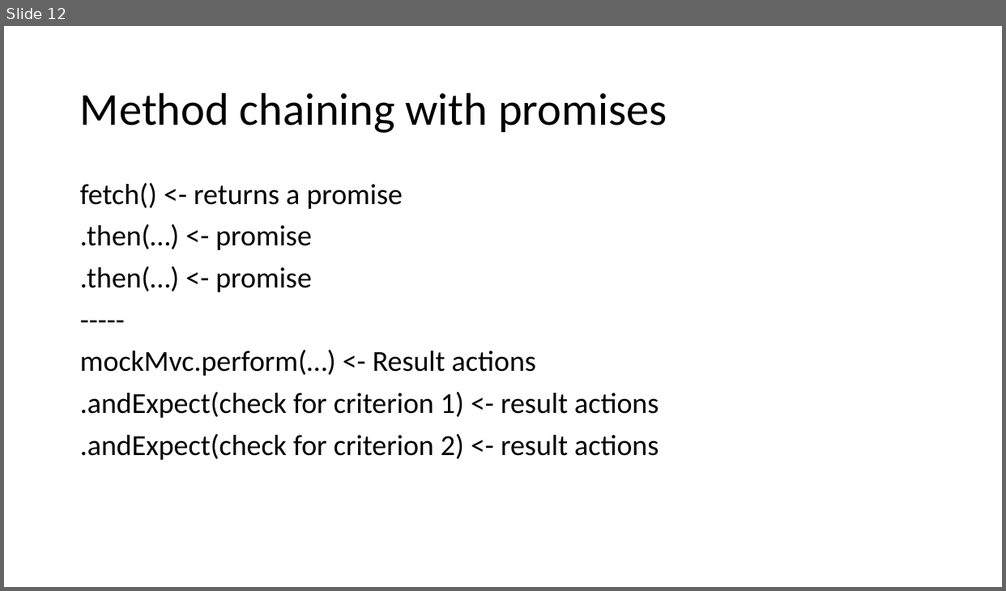
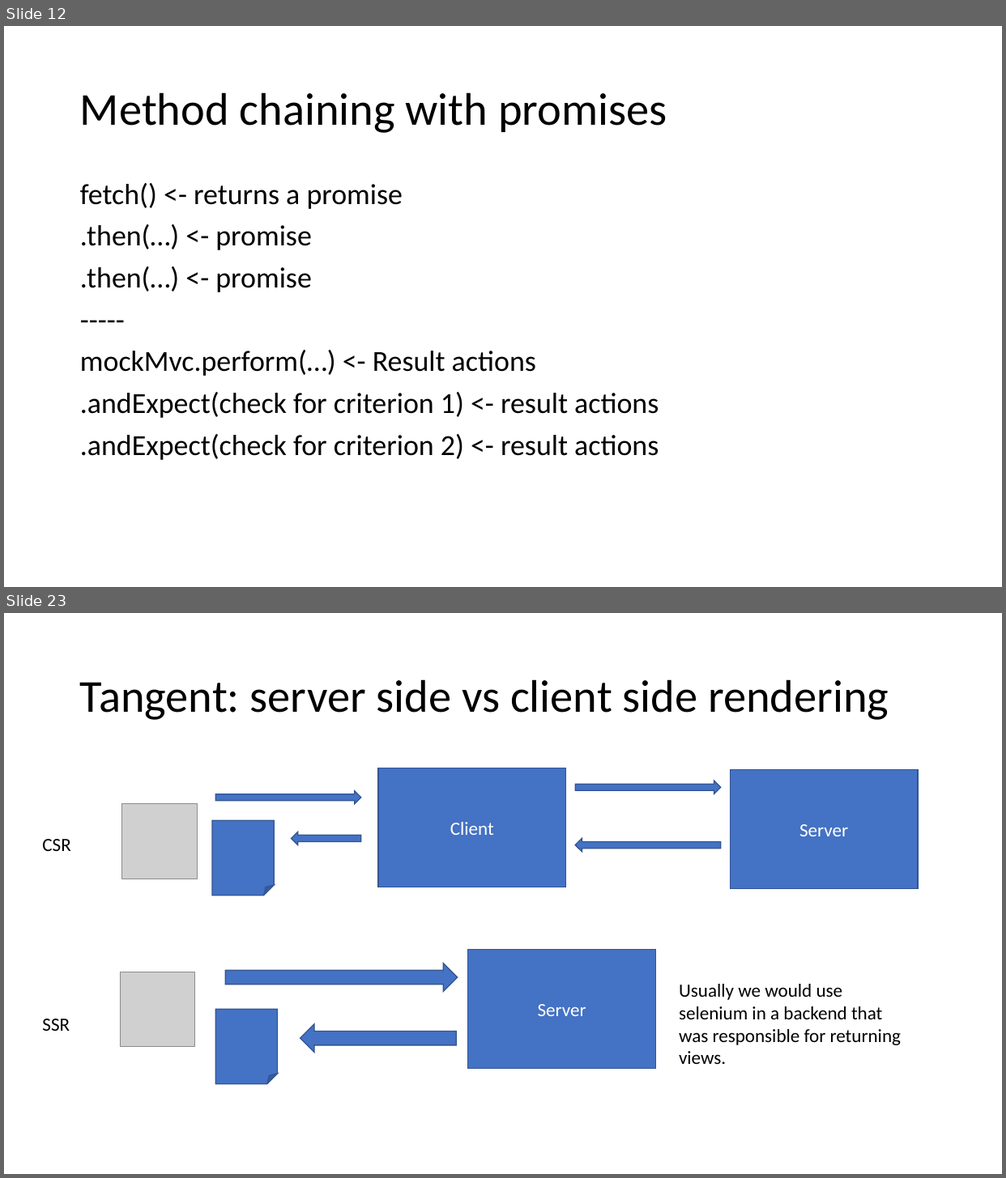
Before and after one commit to WilliamOna/staging-automation-primer-3-23, a slide deck: PrimerNotes.pptx. Shown one above the other, each under a label of ours: slide 12 before the commit, slides 12 and 23 after it; the slides between them are not shown. The pictures are 1006x591 and 1006x1178 pixels, drawn with LibreOffice and Linux fonts; fonts in the diff are those of the drawing; grey boxes stand for pictures. Boxes give left, top, right and bottom in pixels: in the first picture for what was removed or moved away, otherwise in the second. Text is boxed around its words. In the diff, an @@ line names an element or a change of style, - is before the commit and + after.

```diff
--- a/PrimerNotes.pptx
+++ b/PrimerNotes.pptx
@@ slide 23 added at [4, 613, 1002, 1174], background #FFFFFF @@
@@ title added at [80, 679, 889, 720], 44 pt, text #000000 @@
+Tangent: server side vs client side rendering
@@ rectangle added at [378, 769, 566, 888], fill #4472C4, outline #325491 1 pt, 18 pt, text #FFFFFF @@
+Client
@@ right arrow added at [575, 781, 720, 794], fill #4472C4, outline #325491 1 pt @@
@@ rectangle added at [731, 770, 918, 889], fill #4472C4, outline #325491 1 pt, 18 pt, text #FFFFFF @@
+Server
@@ picture added at [122, 804, 197, 879] @@
@@ right arrow added at [216, 791, 361, 805], fill #4472C4, outline #325491 1 pt @@
@@ folded corner added at [212, 820, 275, 895], fill #4472C4, outline #325491 1 pt @@
@@ text added at [42, 839, 70, 851], 18 pt, text #000000 @@
+CSR
@@ right arrow added at [292, 832, 361, 845], fill #4472C4, outline #325491 1 pt @@
@@ right arrow added at [575, 838, 720, 852], fill #4472C4, outline #325491 1 pt @@
@@ rectangle added at [468, 950, 656, 1069], fill #4472C4, outline #325491 1 pt, 18 pt, text #FFFFFF @@
+Server
@@ picture added at [120, 973, 195, 1047] @@
@@ right arrow added at [226, 964, 458, 992], fill #4472C4, outline #325491 1 pt @@
@@ text added at [679, 984, 901, 1064], 18 pt, text #000000 @@
+Usually we would use selenium in a backend that was responsible for returning views.
@@ text added at [42, 1019, 70, 1031], 18 pt, text #000000 @@
+SSR
@@ folded corner added at [216, 1010, 278, 1084], fill #4472C4, outline #325491 1 pt @@
@@ right arrow added at [300, 1024, 457, 1053], fill #4472C4, outline #325491 1 pt @@
```
Also in this commit, not shown: 10 other slides added.
